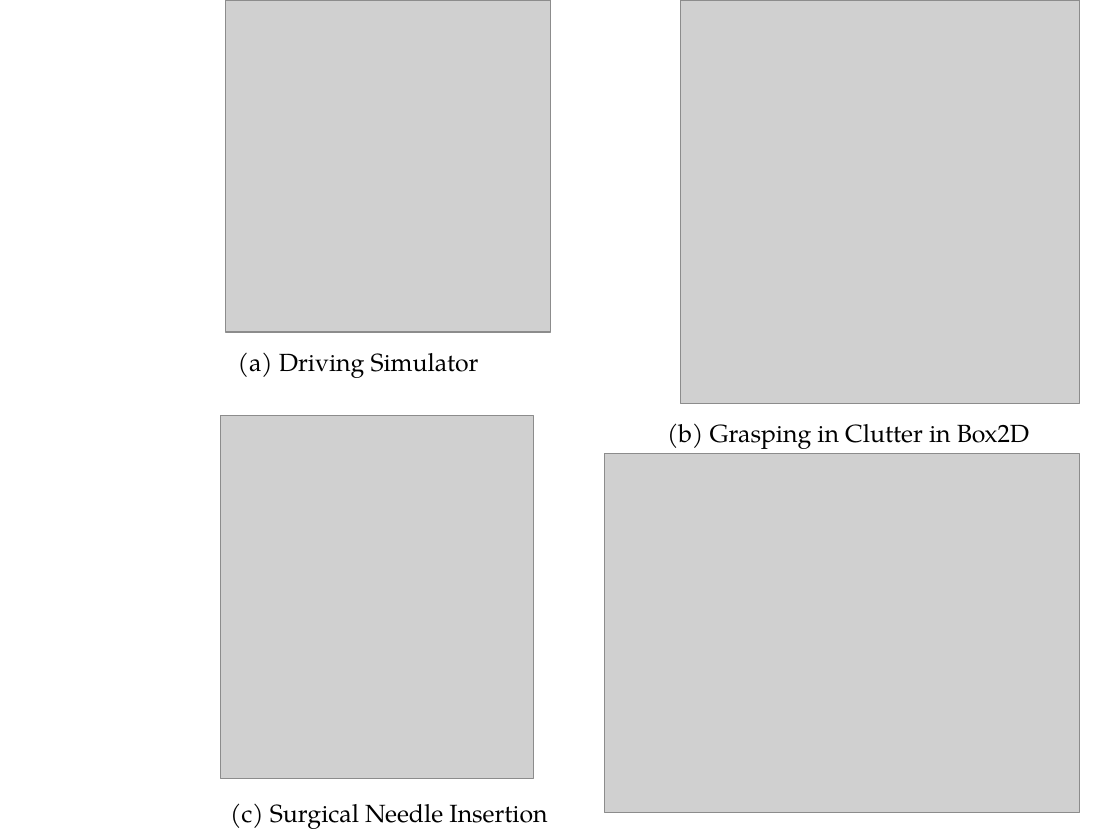
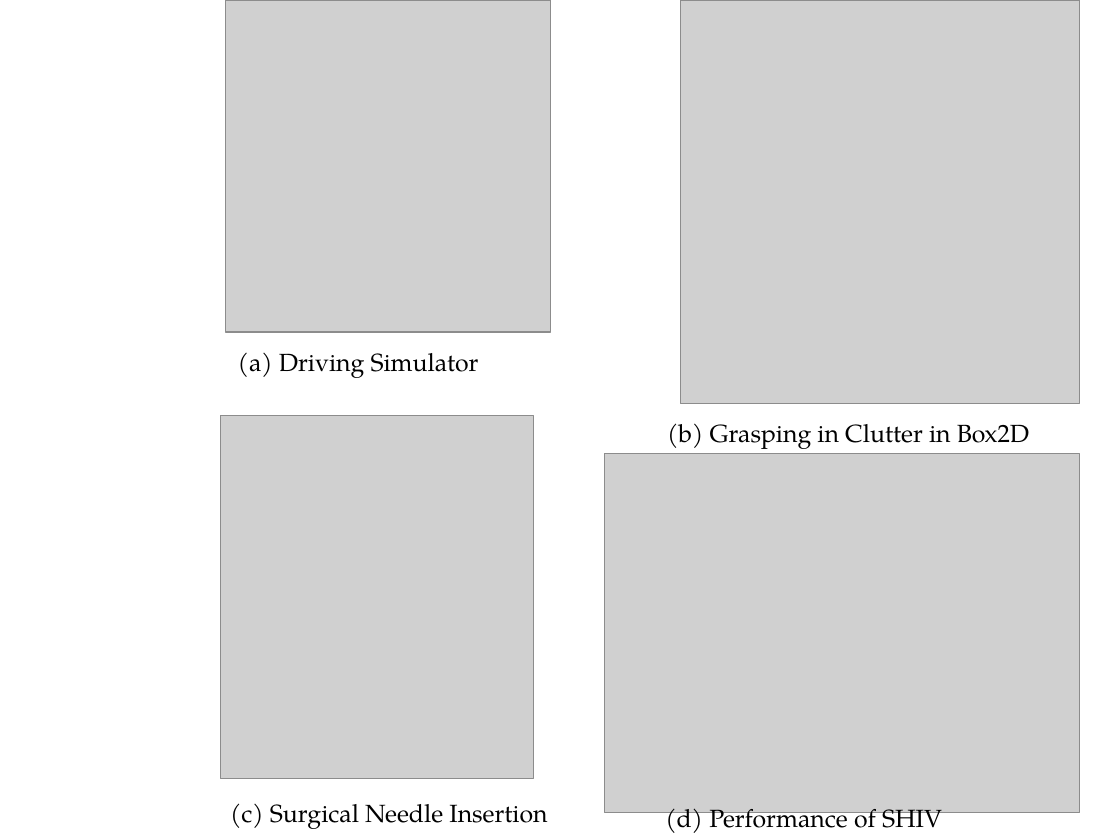
Before and after one commit to mdlaskey/2015_ICRA_SHIV, a slide deck: slide 1 of figures/teaser.pptx. Drawn at 1120x840 pixels with LibreOffice and Linux fonts; fonts in the diff are those of the drawing; grey boxes stand for pictures. Boxes give left, top, right and bottom in pixels: in the first picture for what was removed or moved away, otherwise in the second. Text is boxed around its words. In the diff, an @@ line names an element or a change of style, - is before the commit and + after.

```diff
--- a/figures/teaser.pptx
+++ b/figures/teaser.pptx
@@ text added at bbox=[665, 801, 942, 833], 16 pt, text #000000 @@
+(d) Performance of SHIV
```
Also in this commit, not shown: 8 other files.
